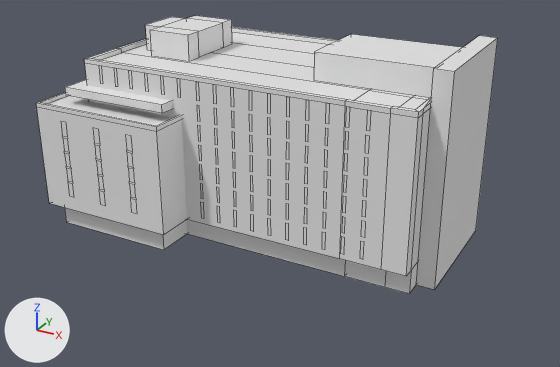
An edit to the FBX model src/Assets/3D Assets/Models/H.fbx, drawn before and after from the same camera.
Both versions are drawn from a camera (50 mm lens) standing at (72.1, -133.2, 54.8) and looking at (1.4, -4.5, -9.6). Lighting does not change. The marker at lower left points along +X, +Y and +Z. Mesh edges are drawn as thin lines. Materials are left out; every surface is plain grey.

Names of what the first picture shows: 'H Main'.
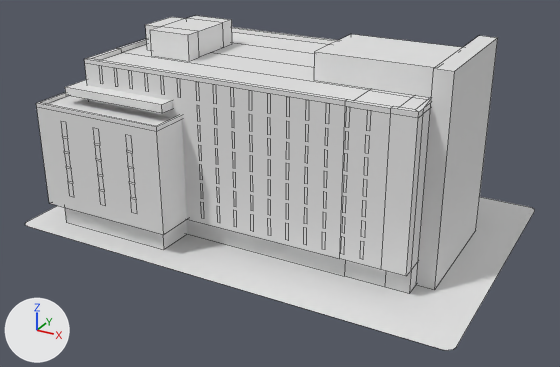
Changed parts and their boxes (x1, y1, x2, y2) in the pictures (560 x 367 px):
'H Main', reshaped (10% wider, 20% taller)
    before: (36, 16, 498, 294)
    after: (25, 16, 534, 350)
part 1 of me_cube_001, added
    after: (25, 197, 534, 350)

The change, as a diff of the scene's bpy script:
```diff
--- a/src/Assets/3D Assets/Models/H.fbx.py
+++ b/src/Assets/3D Assets/Models/H.fbx.py
@@ me_cube_001 @@
 # used by ob_h_main; location = (0.0, 0.0, 0.0)
-me_cube_001.from_pydata(...)  # 1131 vertices, 454 faces; spans x -41.4..38.2, y -27.2..27.2, z -19.3..21.2
+me_cube_001.from_pydata(...)  # 1147 vertices, 455 faces; spans x -46.9..46.9, y -30.4..30.4, z -19.3..21.2
+# me_cube_001 part 1: a new loose piece of 16 vertices spanning x -46.9..46.9, y -30.4..30.4, z -19.3
```
